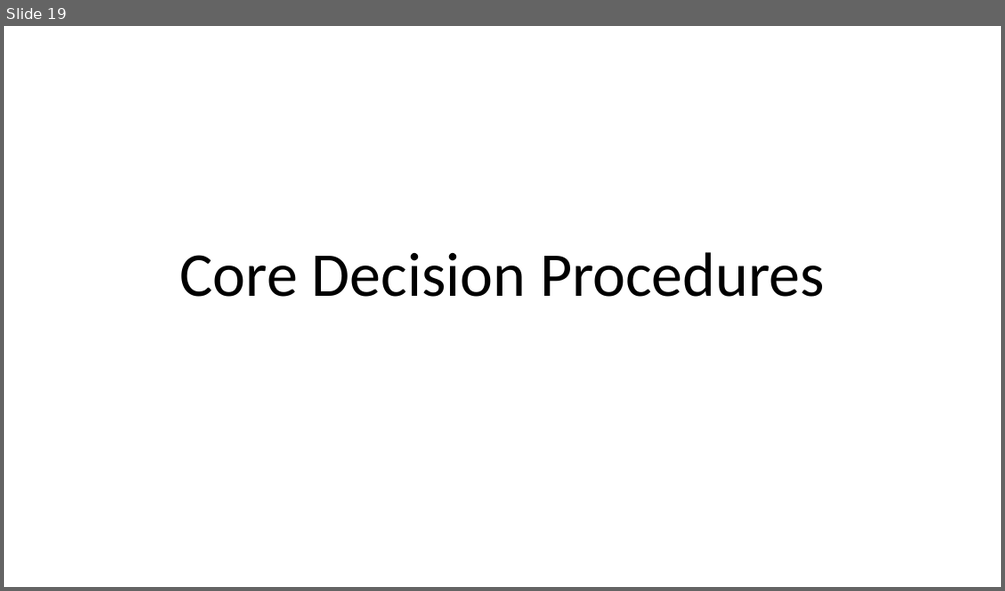
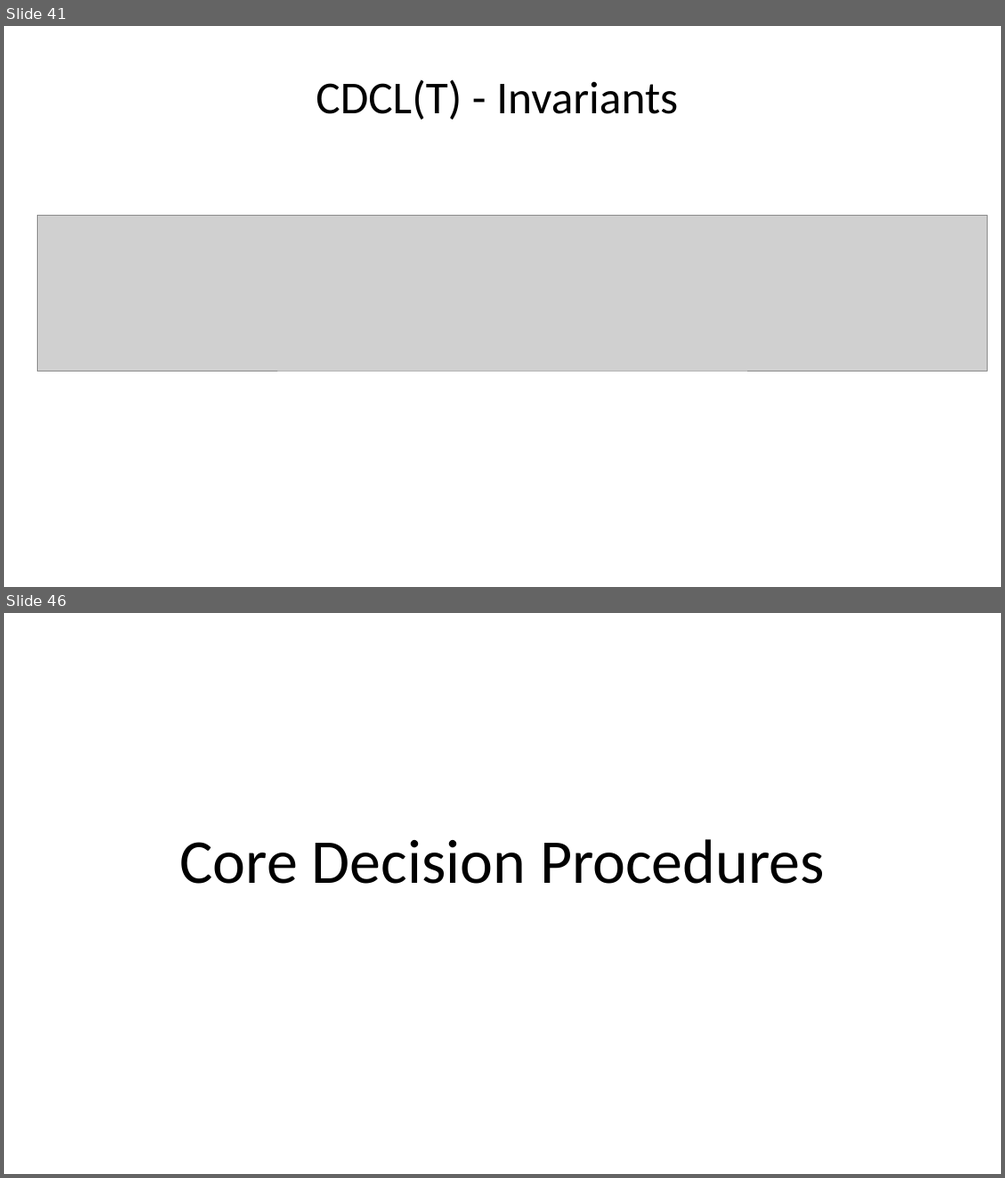
Before and after one commit to Z3Prover/doc, a slide deck: internals/tutorial/z3internals.pptx. Shown one above the other, each under a label of ours: slide 19 before the commit, slides 41 and 46 after it; the slides between them are not shown. The pictures are 1005x591 and 1005x1178 pixels, drawn with LibreOffice and Linux fonts; fonts in the diff are those of the drawing; grey boxes stand for pictures. Boxes give left, top, right and bottom in pixels: in the first picture for what was removed or moved away, otherwise in the second. Text is boxed around its words. In the diff, an @@ line names an element or a change of style, - is before the commit and + after.

```diff
--- a/internals/tutorial/z3internals.pptx
+++ b/internals/tutorial/z3internals.pptx
@@ slide 41 added at [4, 26, 1001, 587], background #FFFFFF @@
@@ title added at [316, 79, 678, 119], 44 pt, text #000000 @@
+CDCL(T) - Invariants
@@ picture added at [38, 216, 987, 370] @@
@@ what was slide 19 is now slide 46 @@
```
Also in this commit, not shown: 1 slide changed, 60 other slides added.
